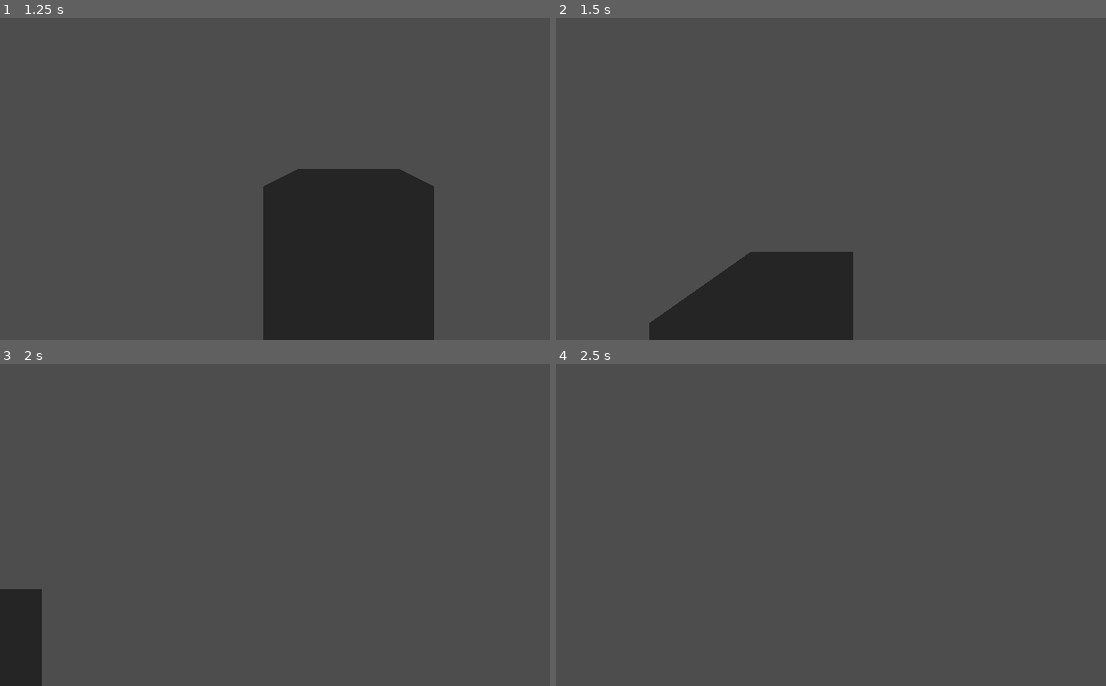
Above: before the commit, frames 1-4 (two rows, left to right).
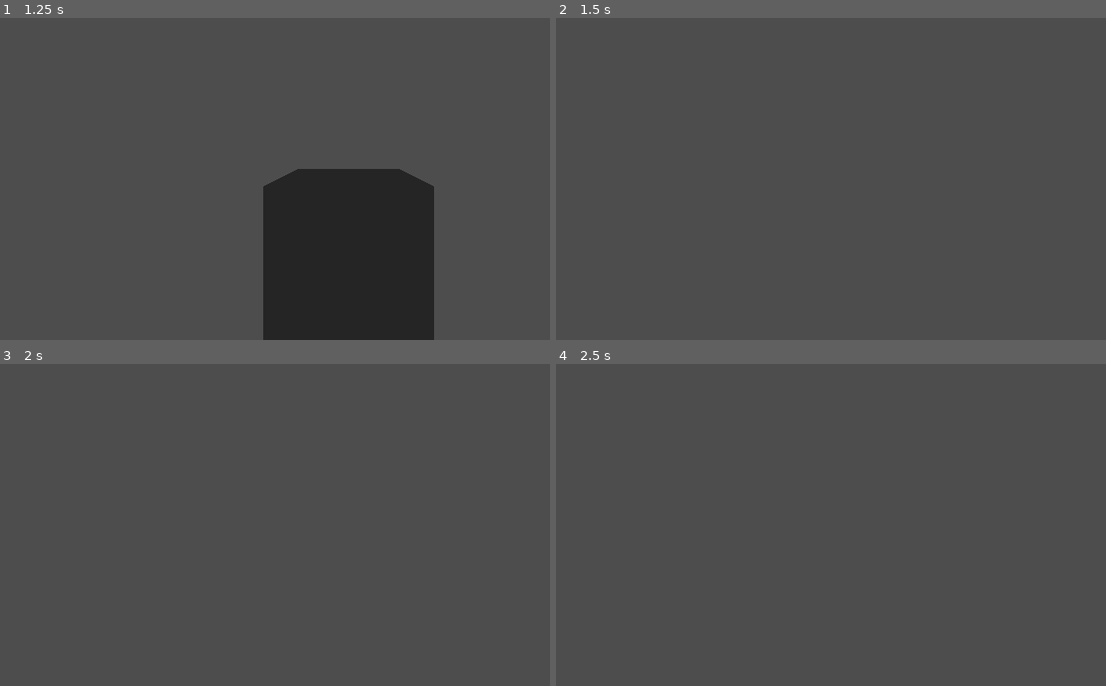
Above: after the commit, the same moments.

Repository: MichaelOdermatt/BasicGameTemplate
Game: Godot game, scene res://Assets/Scenes/TitleScreen.tscn
The game is run twice, just before and just after one commit, with the same random seed, the same clock (stepped at 60 frames per second) and the same inputs. The engine's default icon, where the game draws it, is replaced by a stand-in: a white triangle on a blue panel in a dark square.
Inputs (mouse positions are in pixels of both pictures, inside the frame that each line leads up to):
- Up to frame 1 (1.25 s): click "Start Game" at 0.5 s
- Up to frame 2 (1.5 s): tap Enter (ui_accept) at 1.25 s; move the mouse to (1056, 124) at 1.27 s; hold D (movement_right) from 1.28 s (still down); click (1056, 124) at 1.42 s
- Up to frame 3 (2 s): keep holding D (movement_right); tap Enter (ui_accept) at 1.52 s
- Up to frame 4 (2.5 s): move the mouse to (869, 492) at 2.02 s; release D (movement_right) at 2.03 s; hold W (movement_forward) from 2.03 s (still down); click (869, 492) at 2.17 s; tap Enter (ui_accept) at 2.27 s

Frame 1 is identical in both runs. In frame 2, 8.1% of the frame differs, in the area x 16-55%, y 72-100%; in frame 3, 2.3%; in frame 4, nothing differs.

Commit message:
Added anti aliasing settings

Diff:
--- a/Assets/Scenes/Menus/SettingsMenu.tscn
+++ b/Assets/Scenes/Menus/SettingsMenu.tscn
@@ -113,6 +113,7 @@
 max_value = 1.0
 step = 0.05
 value = 1.0
+scrollable = false
 
 [node name="Label" type="Label" parent="VBoxContainer/Settings/MarginContainer/VBoxContainer/VideoSettings/VBoxContainer/RenderScale/HBoxContainer"]
 layout_mode = 2
@@ -169,6 +170,7 @@
 max_value = 1.0
 step = 0.01
 value = 0.6
+scrollable = false
 
 [node name="MasterVolume" type="HBoxContainer" parent="VBoxContainer/Settings/MarginContainer/VBoxContainer/ControlSettings/VBoxContainer2"]
 layout_mode = 2
@@ -188,6 +190,7 @@
 max_value = 1.0
 step = 0.05
 value = 1.0
+scrollable = false
 
 [node name="CancelAndApply" type="MarginContainer" parent="VBoxContainer"]
 layout_mode = 2
--- a/Assets/Scripts/Menus/SettingsMenu/SettingsMenu.gd
+++ b/Assets/Scripts/Menus/SettingsMenu/SettingsMenu.gd
@@ -77,8 +77,9 @@
 	_window_mode_options_btn.item_selected.connect(self._update_resolution_options_btn_disabled);
 
 
-## Updates the global setting values with the current field values.
-## Also updates the screen resolution and window mode.
+## This function updates global setting values with current field values. It also applies any
+## updated values that can be set globally without requiring a specific object instance.
+## For instance, it doesn’t apply the look sensitivity setting, which requires the player instance.
 func _apply_new_settings():
 	var new_settings: SettingsData = get_settings_data();
 	Globals.setting_values = new_settings;
@@ -86,7 +87,9 @@
 	# to be updated after the game is set to windowed, otherwise the resolution won't update.
 	DisplayServer.window_set_mode(new_settings.selected_window_mode);
 	DisplayServer.window_set_size(new_settings.selected_resolution);
-	get_viewport().set_scaling_3d_scale(new_settings.render_scale);
+	var viewport = get_viewport();
+	viewport.set_scaling_3d_scale(new_settings.render_scale);
+	viewport.msaa_3d = new_settings.selected_anti_aliasing;
 
 
 ## Resets all field values to the values stored in Globals.
--- a/Assets/Scripts/Player/Player.gd
+++ b/Assets/Scripts/Player/Player.gd
@@ -6,13 +6,15 @@
 
 func _ready():
 	_pause_menu.settings_updated.connect(self._update_player_variables_from_Globals);
+	## Capture the mouse initially.
+	Input.set_mouse_mode(Input.MOUSE_MODE_CAPTURED);
 
 
 func _unhandled_input(event):
 	# We want to capture the mouse if the player has clicked inside the game window.
 	if event is InputEventMouseButton && event.button_index == MOUSE_BUTTON_LEFT:
 		Input.set_mouse_mode(Input.MOUSE_MODE_CAPTURED);
-	# We want to release the mouse if the player has pressed escape.
+	# We want to release the mouse and open the pause menu if the player has pressed escape.
 	elif event.is_action_pressed("ui_cancel"):
 		Input.set_mouse_mode(Input.MOUSE_MODE_VISIBLE);
 		_pause_menu.show_menu();
--- a/Assets/Scripts/TitleScreen.gd
+++ b/Assets/Scripts/TitleScreen.gd
@@ -4,6 +4,7 @@
 
 @onready var _main_menu: Control = $MainMenu;
 @onready var _settings_menu: Control = $SettingsMenu;
+
 
 func _ready():
     _setup_signals();
